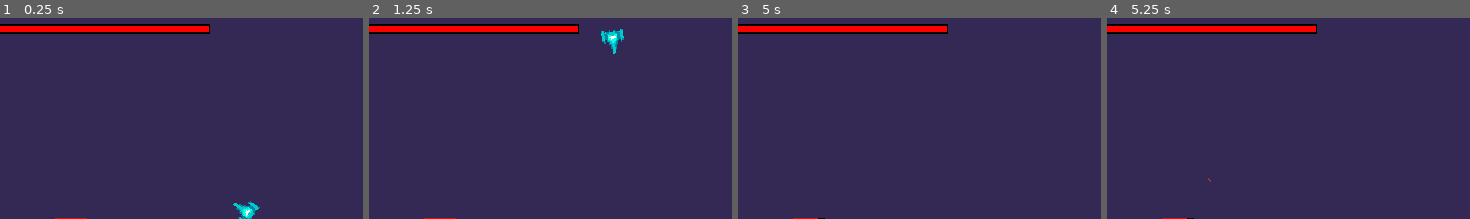
Above: before the commit, frames 1-4 (left to right).
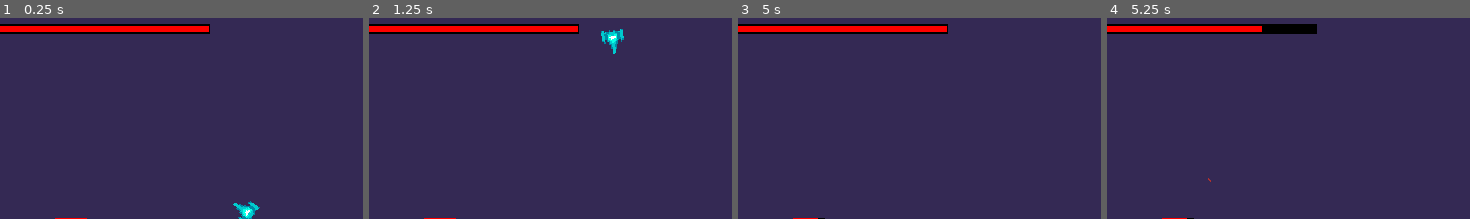
Above: after the commit, the same moments.

Repository: NicSkilzz/Space-360
Game: Godot game, scene res://World.tscn
The game is run twice, just before and just after one commit, with the same random seed, the same clock (stepped at 60 frames per second) and the same inputs.
Inputs (mouse positions are % of the whole screen's width and height, from its top left):
- Up to frame 1 (0.25 s): no input
- Up to frame 2 (1.25 s): tap Enter at 0.5 s; move the mouse to (47, 77) at 0.52 s; press the mouse at (47, 77) at 0.53 s; hold Up (ui_up) from 0.53 s (still down)
- Up to frame 3 (5 s): move the mouse to (86, 72) at 1.27 s; release the mouse at (86, 72) at 1.28 s; click (86, 72) at 1.35 s; tap Space at 2, 3.5 s; move the mouse to (20, 37) at 2.02 s; release Up (ui_up) at 2.03 s; press the mouse at (20, 37) at 2.03 s; hold Left (ui_left) 2.03-3.53 s; tap Enter at 2.75, 4.25 s; move the mouse to (58, 54) at 2.77 s; release the mouse at (58, 54) at 2.78 s; click (58, 54) at 2.85 s; move the mouse to (36, 25) at 3.52 s; press the mouse at (36, 25) at 3.53 s; hold Down (ui_down) 3.53-4.28 s; move the mouse to (77, 48) at 4.27 s; release the mouse at (77, 48) at 4.28 s; hold Right (ui_right) from 4.28 s (still down); click (77, 48) at 4.35 s
- Up to frame 4 (5.25 s): tap Space at 5 s; move the mouse to (31, 60) at 5.02 s; release Right (ui_right) at 5.03 s; press the mouse at (31, 60) at 5.03 s; hold Up (ui_up) from 5.03 s (still down)
The pictures show only the part of the screen within x 9-58%, y 0-50%; the shares and areas given below are measured in that part.

Frames 1-3 are identical in both runs. In frame 4, 0.4% of the frame differs, in the area x 42-58%, y 3-7%.

Commit message:
Spawner
Spawner for both asteroids and enemy spaceships with a constant timer.

Diff:
--- /dev/null
+++ b/Space 360/World.gd
@@ -0,0 +1,54 @@
+extends Node2D
+
+export (int) var asteroid_speed = 5
+
+
+var Asteroid = preload("res://prototype_asteroid.tscn")
+var Enemy = preload("res://enemy_space_ship/enemy_space_ship.tscn")
+
+
+
+# Called when the node enters the scene tree for the first time.
+func _ready():
+	pass # Replace with function body.
+
+
+# Called every frame. 'delta' is the elapsed time since the previous frame.
+#func _process(delta):
+#	pass
+
+
+func _on_SpawnTimer_timeout():
+	#var enemy = Enemy.instance()
+	#add_child(enemy)
+	#enemy.position = $ShipSpawn.position
+
+
+
+	#change Spawn position
+	var nodes = get_tree().get_nodes_in_group("spawn")# selec the spawn group
+	var node = nodes[randi() % nodes.size()]# chose a random node in the spawn group
+
+	# Set Spawn position to new position
+	var position = node.position
+	$ShipSpawn.position = position
+
+	#$ShipSpawnTimer.wait_time = randi() % 5 + 5 # select random time between 5s and 10s
+
+
+
+func _on_AsteroidSpawnRimer_timeout():
+	var asteroid = Asteroid.instance()
+	add_child(asteroid)
+	asteroid.position = $AsteroidSpawn.position
+
+
+		#change Spawn position
+	var nodes = get_tree().get_nodes_in_group("spawn")# selec the spawn group
+	var node = nodes[randi() % nodes.size()]# chose a random node in the spawn group
+
+	# Set Spawn position to new position
+	var position = node.position
+	$AsteroidSpawn.position = position
+
+	#$AsteroidSpawnTimer.wait_time = randi() % 5 + 5 # select random time between 5s and 10s
--- a/Space 360/World.tscn
+++ b/Space 360/World.tscn
@@ -1,10 +1,12 @@
-[gd_scene load_steps=4 format=2]
+[gd_scene load_steps=5 format=2]
 
 [ext_resource path="res://Player/Player.tscn" type="PackedScene" id=1]
 [ext_resource path="res://enemy_space_ship/enemy_space_ship.tscn" type="PackedScene" id=2]
 [ext_resource path="res://prototype_asteroid.tscn" type="PackedScene" id=3]
+[ext_resource path="res://World.gd" type="Script" id=4]
 
 [node name="World" type="Node2D"]
+script = ExtResource( 4 )
 
 [node name="Enemy" parent="." instance=ExtResource( 3 )]
 position = Vector2( 408, 248 )
@@ -26,3 +28,49 @@
 
 [node name="KinematicBody2D" parent="." instance=ExtResource( 2 )]
 position = Vector2( 96, 152 )
+
+[node name="AsteroidSpawn" type="Node2D" parent="."]
+position = Vector2( 24, -32 )
+
+[node name="ShipSpawn" type="Node2D" parent="."]
+position = Vector2( 24, -32 )
+
+[node name="Node" type="Node" parent="."]
+
+[node name="Position2D" type="Position2D" parent="Node" groups=["spawn"]]
+position = Vector2( 40, -40 )
+
+[node name="Position2D2" type="Position2D" parent="Node" groups=["spawn"]]
+position = Vector2( 216, -32 )
+
+[node name="Position2D3" type="Position2D" parent="Node" groups=["spawn"]]
+position = Vector2( 368, -40 )
+
+[node name="Position2D4" type="Position2D" parent="Node" groups=["spawn"]]
+position = Vector2( 528, 152 )
+
+[node name="Position2D5" type="Position2D" parent="Node" groups=["spawn"]]
+position = Vector2( 344, 336 )
+
+[node name="Position2D6" type="Position2D" parent="Node" groups=["spawn"]]
+position = Vector2( 200, 328 )
+
+[node name="Position2D7" type="Position2D" parent="Node" groups=["spawn"]]
+position = Vector2( 40, 328 )
+
+[node name="Position2D8" type="Position2D" parent="Node" groups=["spawn"]]
+position = Vector2( -88, 208 )
+
+[node name="Position2D9" type="Position2D" parent="Node" groups=["spawn"]]
+position = Vector2( -80, 80 )
+
+[node name="ShipSpawnTimer" type="Timer" parent="."]
+wait_time = 5.0
+autostart = true
+
+[node name="AsteroidSpawnRimer" type="Timer" parent="."]
+wait_time = 5.0
+autostart = true
+
+[connection signal="timeout" from="ShipSpawnTimer" to="." method="_on_SpawnTimer_timeout"]
+[connection signal="timeout" from="AsteroidSpawnRimer" to="." method="_on_AsteroidSpawnRimer_timeout"]
